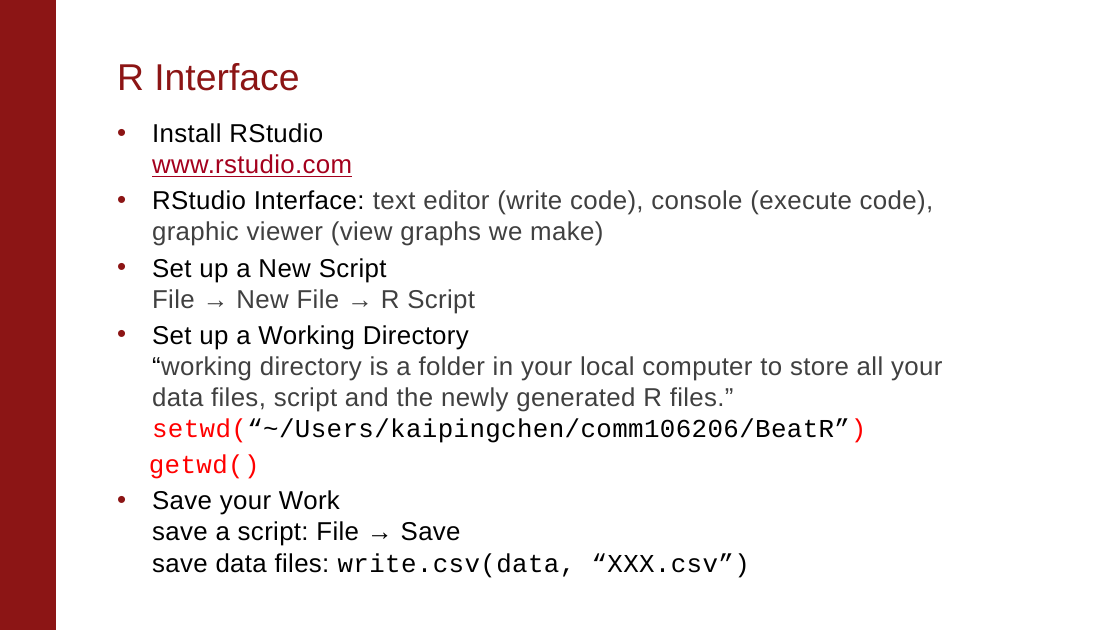
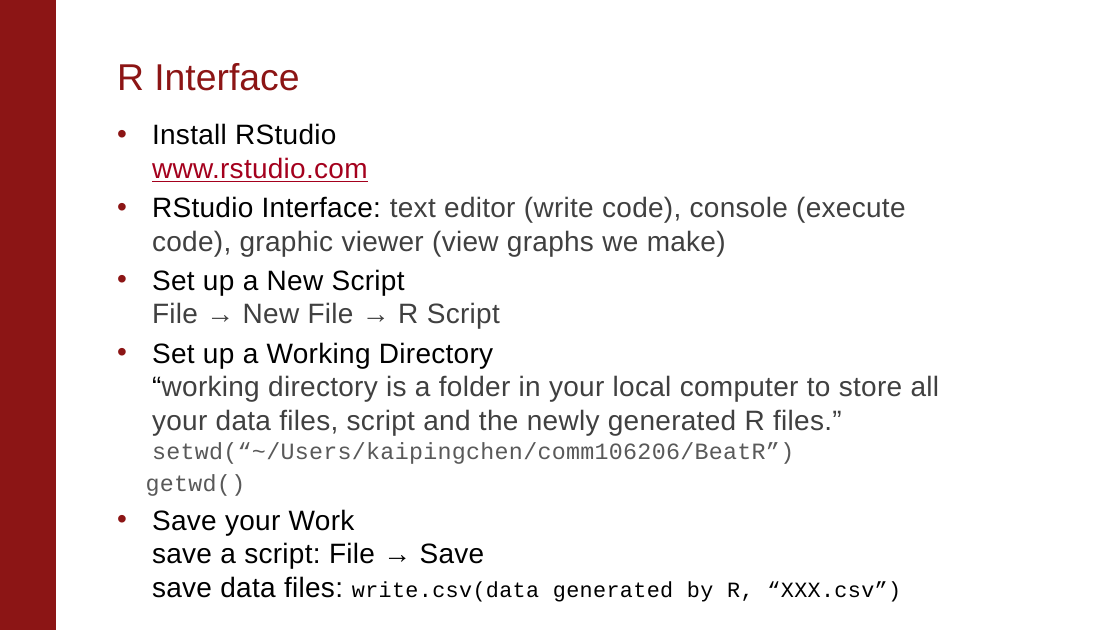
Before and after one commit to kaipingchen/com106-206-TA, a slide deck: slide 5 of KaipingAdina's Section Material/Intro Section/IntroSection.pptx. Drawn at 1120x630 pixels with LibreOffice and Linux fonts; fonts in the diff are those of the drawing; background and template pictures are left out. Boxes give left, top, right and bottom in pixels: in the first picture for what was removed or moved away, otherwise in the second. Text is boxed around its words. In the diff, an @@ line names an element or a change of style, - is before the commit and + after.

Commit message:
Update PPT Intro

```diff
--- a/KaipingAdina's Section Material/Intro Section/IntroSection.pptx
+++ b/KaipingAdina's Section Material/Intro Section/IntroSection.pptx
@@ text at (x1=146, y1=123, x2=940, y2=496): size 16.6 to 18 pt in "Install RStudio www.rstudio.com", "RStudio Interface: text editor (write code), console ...", "Set up a New Script File → ...", "Set up a Working Directory “working directory ..."; size 16.6 to 15 pt, text colour #FF0000 to #595959 in "setwd(“~/Users/kaipingchen/comm106206/BeatR”)", "getwd()"; text colour #000000 to #595959 in "setwd(“~/Users/kaipingchen/comm106206/BeatR”)" @@
@@ text at (x1=152, y1=509, x2=901, y2=602): text changed; size 16.6 to 18 pt @@
-• Save your Work
-  save a script: File → Save
-  save data files: write.csv(data, “XXX.csv”)
+• Save your Work
+  save a script: File → Save
+  save data files: write.csv(data generated by R, “XXX.csv”)
```
